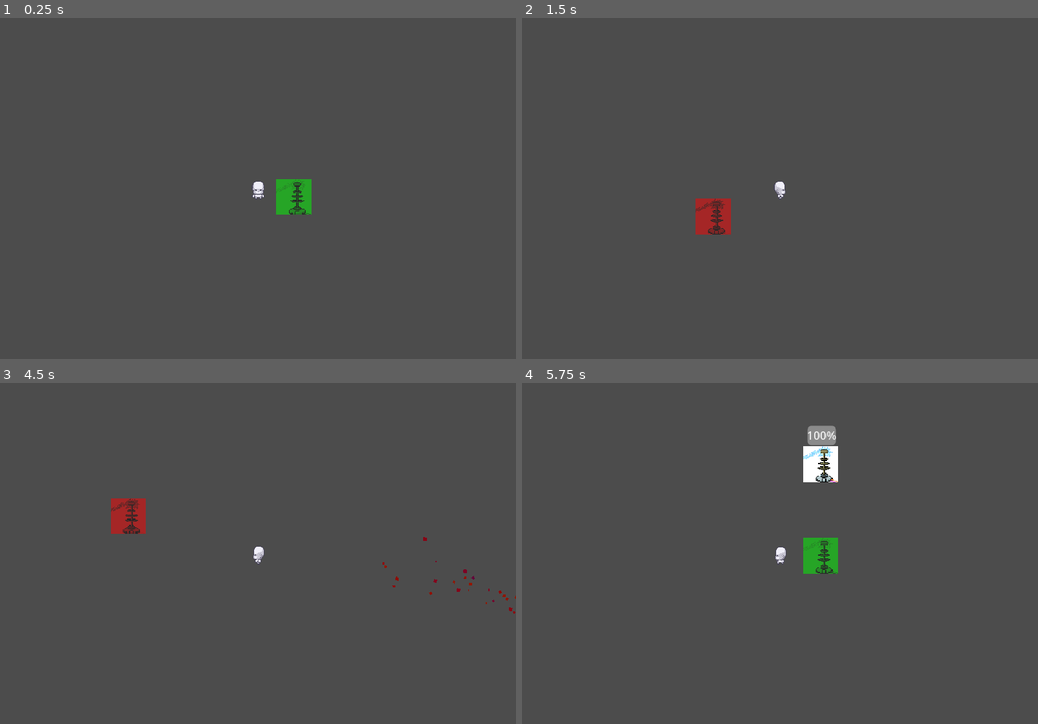
Above: before the commit, frames 1-4 (two rows, left to right).
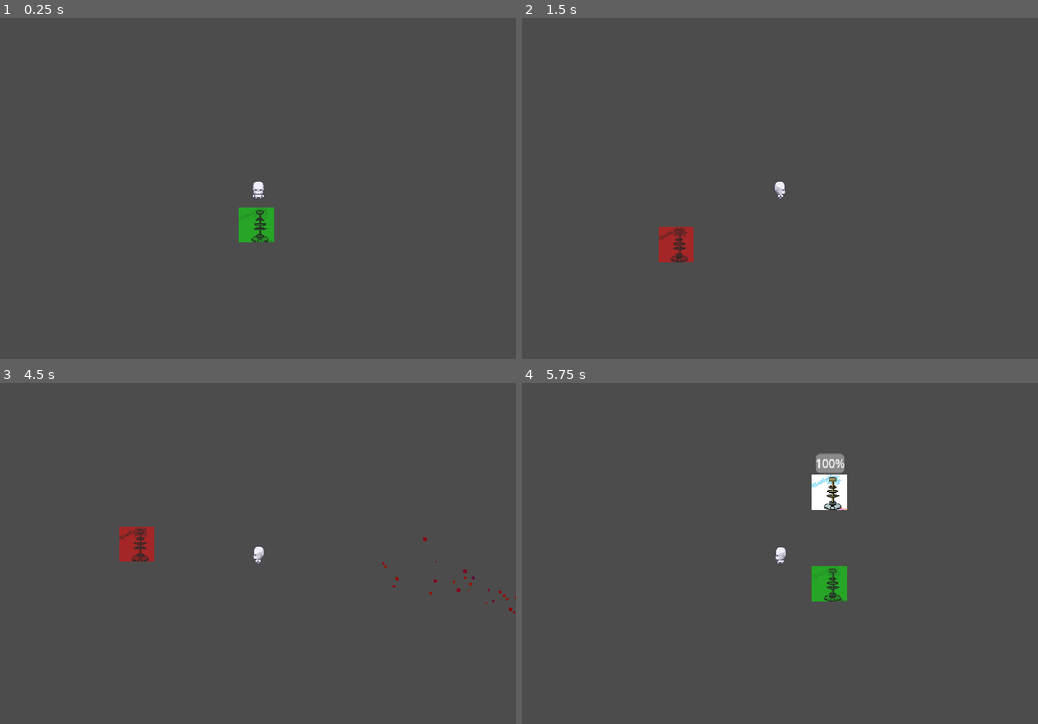
Above: after the commit, the same moments.

Repository: JonasSchiessl/CSC378FinalProject
Game: Godot game, scene res://Scenes/Levels/Level.tscn
Same seed, same stepped clock (60 frames per second), same inputs: the game is played once before the commit and once after it.
Inputs (mouse positions are in pixels of both pictures, inside the frame that each line leads up to):
- Up to frame 1 (0.25 s): no input
- Up to frame 2 (1.5 s): tap Enter at 0.5 s; move the mouse to (893, 171) at 0.52 s; press the mouse at (893, 171) at 0.53 s; hold D (move_right) 0.53-1.28 s; move the mouse to (676, 205) at 1.27 s; release the mouse at (676, 205) at 1.28 s; hold S (move_down) from 1.28 s (still down); click (676, 205) at 1.35 s
- Up to frame 3 (4.5 s): move the mouse to (309, 478) at 2.02 s; release S (move_down) at 2.03 s; hold D (move_right) 2.03-2.78 s; hold Tab (togglePhase) 2.03-2.78 s; click (309, 478) at 2.3 s; move the mouse to (232, 621) at 2.77 s; hold W (move_up) 2.78-3.53 s; click (232, 621) at 2.85 s; move the mouse to (412, 604) at 3.52 s; press the mouse at (412, 604) at 3.53 s; hold A (move_left) from 3.53 s (still down); move the mouse to (103, 502) at 4.27 s; release the mouse at (103, 502) at 4.28 s; tap Tab (togglePhase) at 4.35 s
- Up to frame 4 (5.75 s): click (625, 502) at 4.55 s; move the mouse to (805, 553) at 5.02 s; release A (move_left) at 5.03 s; press the mouse at (805, 553) at 5.03 s; hold S (move_down) from 5.03 s (still down)

The runs differ from the first frame. In frame 1, 1.4% of the frame differs, in the area x 46-61%, y 47-66%; in frame 2, 1.4%; in frame 3, 1.2%; in frame 4, 2.9%, in the area x 54-63%, y 12-65%.

Commit message:
Initial enemy behavior

Diff:
--- /dev/null
+++ b/Scenes/Enemies/Enemy.tscn
@@ -0,0 +1,128 @@
+[gd_scene load_steps=17 format=3 uid="uid://bwbue855a7hvf"]
+
+[ext_resource type="Script" uid="uid://d047ywamaokp" path="res://Scripts/Enemies/enemy.gd" id="1_2nxwx"]
+[ext_resource type="Texture2D" uid="uid://ctyoy63ay0gaw" path="res://Assets/Enemies/poison-rat-sprites.png" id="1_tt7e2"]
+[ext_resource type="Script" uid="uid://b6utwqgnhbq5l" path="res://Scripts/Components/Projectiles/projectile_emitter.gd" id="2_rvmyp"]
+[ext_resource type="Script" path="res://Scripts/Components/Projectiles/projectile_type.gd" id="3_2nxwx"]
+[ext_resource type="PackedScene" uid="uid://4ydf4y6sgq8n" path="res://Scenes/Projectiles/Effects/lingering_effect_poison.tscn" id="4_52xpa"]
+[ext_resource type="Material" uid="uid://ce6kcl0p2fv3m" path="res://Scenes/Projectiles/Particles/Default.tres" id="5_jdgko"]
+[ext_resource type="SpriteFrames" uid="uid://cekpv6bd5lfh1" path="res://Scenes/Projectiles/Poisonball.tres" id="6_j4qr3"]
+[ext_resource type="PackedScene" uid="uid://dtxe34f4qw2x6" path="res://Scenes/Projectiles/Projectile.tscn" id="7_73x2u"]
+[ext_resource type="PackedScene" uid="uid://du3qd1ihh51o8" path="res://Scripts/Components/health_component.tscn" id="9_k4v85"]
+[ext_resource type="PackedScene" uid="uid://bauly11ivc0e3" path="res://Scripts/Components/hurtbox_component.tscn" id="10_3a2bb"]
+
+[sub_resource type="CapsuleShape2D" id="CapsuleShape2D_s7bn3"]
+height = 46.0
+
+[sub_resource type="Animation" id="Animation_tt7e2"]
+resource_name = "run"
+length = 0.66667
+loop_mode = 1
+tracks/0/type = "value"
+tracks/0/imported = false
+tracks/0/enabled = true
+tracks/0/path = NodePath("Sprite:frame")
+tracks/0/interp = 1
+tracks/0/loop_wrap = true
+tracks/0/keys = {
+"times": PackedFloat32Array(0, 0.233333, 0.466667),
+"transitions": PackedFloat32Array(1, 1, 1),
+"update": 1,
+"values": [2, 3, 1]
+}
+
+[sub_resource type="Animation" id="Animation_k4v85"]
+resource_name = "idle"
+length = 0.1
+tracks/0/type = "value"
+tracks/0/imported = false
+tracks/0/enabled = true
+tracks/0/path = NodePath("Sprite:frame")
+tracks/0/interp = 1
+tracks/0/loop_wrap = true
+tracks/0/keys = {
+"times": PackedFloat32Array(0),
+"transitions": PackedFloat32Array(1),
+"update": 1,
+"values": [0]
+}
+
+[sub_resource type="AnimationLibrary" id="AnimationLibrary_s7bn3"]
+_data = {
+&"idle": SubResource("Animation_k4v85"),
+&"run": SubResource("Animation_tt7e2")
+}
+
+[sub_resource type="Resource" id="Resource_7g0yx"]
+script = ExtResource("3_2nxwx")
+name = "Poison"
+description = ""
+sprite_frames = ExtResource("6_j4qr3")
+projectile_color = Color(1, 1, 1, 1)
+particle_material = ExtResource("5_jdgko")
+base_speed = 200.0
+base_damage = 5.0
+base_range = 200.0
+base_knockback = 0.0
+can_arc = true
+default_arc_height = 1.0
+can_penetrate = false
+default_penetration = 0
+can_area_effect = false
+default_area_radius = 100.0
+can_create_lingering = true
+lingering_effect_scene = ExtResource("4_52xpa")
+default_lingering_type = "poison"
+default_lingering_radius = 10.0
+default_lingering_duration = 3.0
+default_lingering_damage = 3.0
+default_effects = {}
+mana_cost = 0
+cooldown = 4.0
+required_level = 1
+metadata/_custom_type_script = "uid://dml00cd28ie6g"
+
+[sub_resource type="CapsuleShape2D" id="CapsuleShape2D_d330j"]
+radius = 17.0
+height = 58.0
+
+[node name="StaticBody2D" type="StaticBody2D"]
+collision_layer = 8
+collision_mask = 32
+script = ExtResource("1_2nxwx")
+
+[node name="CollisionShape2D" type="CollisionShape2D" parent="."]
+position = Vector2(0, 4)
+rotation = 1.5708
+shape = SubResource("CapsuleShape2D_s7bn3")
+disabled = true
+
+[node name="Sprite" type="Sprite2D" parent="."]
+texture = ExtResource("1_tt7e2")
+centered = false
+offset = Vector2(-32, -49)
+hframes = 4
+vframes = 3
+
+[node name="AnimationPlayer" type="AnimationPlayer" parent="."]
+libraries = {
+&"": SubResource("AnimationLibrary_s7bn3")
+}
+
+[node name="projectile_emitter" type="Node2D" parent="."]
+position = Vector2(0, -8)
+script = ExtResource("2_rvmyp")
+projectile_types = Array[ExtResource("3_2nxwx")]([SubResource("Resource_7g0yx")])
+universal_projectile_scene = ExtResource("7_73x2u")
+metadata/_custom_type_script = "uid://b6utwqgnhbq5l"
+
+[node name="health_component" parent="." instance=ExtResource("9_k4v85")]
+max_health = 10
+
+[node name="hurtbox_component" parent="." node_paths=PackedStringArray("health_component") instance=ExtResource("10_3a2bb")]
+health_component = NodePath("../health_component")
+
+[node name="CollisionShape2D" type="CollisionShape2D" parent="hurtbox_component"]
+position = Vector2(0, -3)
+rotation = 1.5708
+shape = SubResource("CapsuleShape2D_d330j")
--- /dev/null
+++ b/Scenes/Enemies/enemy_spawner.tscn
@@ -0,0 +1,11 @@
+[gd_scene load_steps=2 format=3 uid="uid://cv8cqk5hxkr5k"]
+
+[ext_resource type="Script" uid="uid://6iejkywdiv4b" path="res://Scripts/Enemies/enemy_spawner.gd" id="1_78bfs"]
+
+[node name="EnemySpawner" type="Node2D"]
+script = ExtResource("1_78bfs")
+
+[node name="Timer" type="Timer" parent="."]
+wait_time = 4.0
+
+[connection signal="timeout" from="Timer" to="." method="_on_timer_timeout"]
--- a/Scenes/Levels/Level.tscn
+++ b/Scenes/Levels/Level.tscn
@@ -1,10 +1,14 @@
-[gd_scene load_steps=3 format=3 uid="uid://d0pagwu80pd6l"]
+[gd_scene load_steps=4 format=3 uid="uid://d0pagwu80pd6l"]
 
 [ext_resource type="PackedScene" uid="uid://dxhony1kmfltv" path="res://Scenes/Player/player.tscn" id="1_0ba56"]
 [ext_resource type="Script" uid="uid://dxgssf4qmvpgx" path="res://Scenes/Levels/level.gd" id="1_02k47"]
+[ext_resource type="PackedScene" uid="uid://cv8cqk5hxkr5k" path="res://Scenes/Enemies/enemy_spawner.tscn" id="3_bk2yi"]
 
 [node name="Node2D" type="Node2D"]
 script = ExtResource("1_02k47")
 
 [node name="Player" parent="." instance=ExtResource("1_0ba56")]
-position = Vector2(552, 335)
+position = Vector2(540, 360)
+
+[node name="EnemySpawner" parent="." instance=ExtResource("3_bk2yi")]
+position = Vector2(539, 365)
--- /dev/null
+++ b/Scripts/Enemies/enemy.gd
@@ -0,0 +1,37 @@
+extends StaticBody2D
+
+@export var speed = 1
+
+@onready var projectile_emitter = $projectile_emitter
+@onready var parent = get_parent()
+@onready var player
+
+func _ready() -> void:
+	# Initialize player var based on its place in the scene tree
+	if get_parent().get_node_or_null("Player"):
+		player = get_parent().get_node("Player")
+	elif get_parent().get_parent().get_node_or_null("Player"):
+		player = get_parent().get_parent().get_node_or_null("Player")
+	# Create projectile_timer, which fires projectiles at the player on timeout
+	var projectile_timer : Timer = Timer.new()
+	add_child(projectile_timer)
+	projectile_timer.wait_time = 3
+	projectile_timer.timeout.connect(func(): fire_projectile())
+	projectile_timer.start()
+
+func _physics_process(delta: float) -> void:
+	if global_position.distance_to(player.global_position) < 100:
+		$AnimationPlayer.play("idle")
+		return
+	var direction = (player.global_position - global_position).normalized()
+	if direction.x < 0: # Run left animation
+		$Sprite.flip_h = false
+		$AnimationPlayer.play("run")
+	elif direction.x > 0: # Run right animation
+		$Sprite.flip_h = true
+		$AnimationPlayer.play("run")
+	global_position += direction * speed
+
+func fire_projectile():
+	var direction = (player.global_position - global_position).normalized()
+	projectile_emitter.fire_projectile(direction)
--- /dev/null
+++ b/Scripts/Enemies/enemy_spawner.gd
@@ -0,0 +1,42 @@
+extends Node2D
+
+@export var spawn_radius: float = 400 # Radius around the player
+@onready var parent = get_parent()
+@onready var player = parent.get_node_or_null("Player")
+@onready var enemy_container
+
+var EnemyClass = preload("res://Scenes/Enemies/Enemy.tscn")
+
+func _ready() -> void:
+	if GameManager.instance:
+		GameManager.instance.phase_changed.connect(_on_phase_changed)
+
+func start_wave() -> void:
+	print("WAVE STARTED")
+	# Create a dedicated container for enemies
+	enemy_container = Node2D.new()
+	enemy_container.name = "Enemies"
+	parent.add_child(enemy_container)
+
+	$Timer.start()
+
+func end_wave() -> void:
+	print("WAVE ENDED")
+	enemy_container.queue_free()
+	$Timer.stop()
+
+# Handle phase changes
+func _on_phase_changed(new_phase: GameManager.Phase) -> void:
+	match new_phase:
+		GameManager.Phase.FIGHT:
+			start_wave()
+		GameManager.Phase.BUILD:
+			end_wave()
+
+func _on_timer_timeout() -> void:
+	if player: # Spawn an enemy within the spawn_radius if player was set correctly
+		var enemy = EnemyClass.instantiate()
+		var angle = randf_range(0,2*PI)
+		var spawn_position = player.global_position + Vector2.RIGHT.rotated(angle) * spawn_radius
+		enemy.global_position = spawn_position
+		enemy_container.add_child(enemy)
Binary file added: Assets/Backgrounds/lab_tiles.png
Not shown, added: Assets/Backgrounds/lab_tiles.png.import
Binary file added: Assets/Enemies/poison-rat-sprites.png
Not shown, added: Assets/Enemies/poison-rat-sprites.png.import
Not shown: 2 places in Scenes/Player/player.tscn that only renumber resources
Not shown, added: Scripts/Enemies/enemy.gd.uid
Not shown, added: Scripts/Enemies/enemy_spawner.gd.uid
